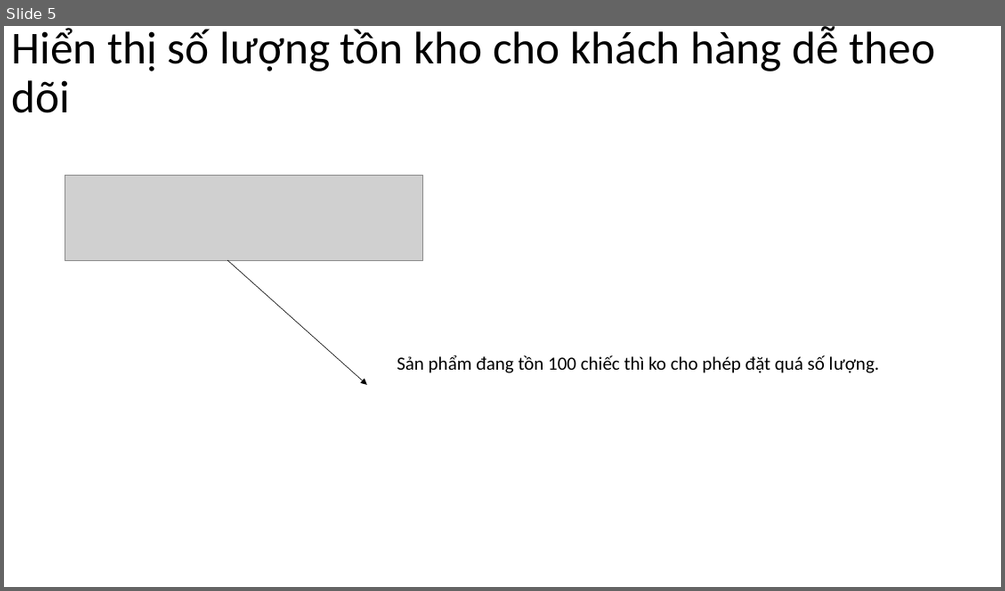
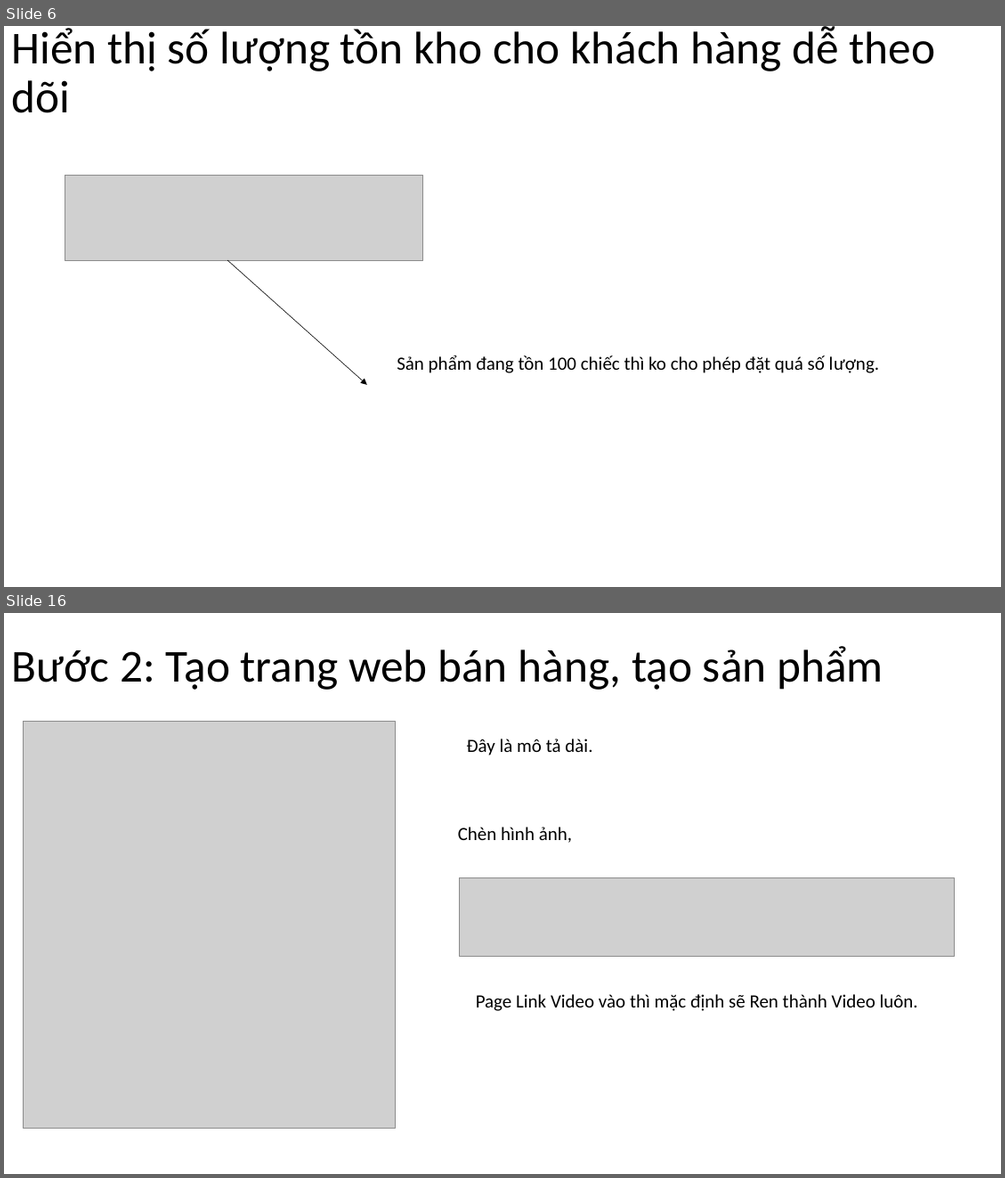
Before and after one commit to DangVanDoan05/WordPress, a slide deck: Woocommerce Toàn Tập A - Z.pptx. Shown one above the other, each under a label of ours: slide 5 before the commit, slides 6 and 16 after it; the slides between them are not shown. The pictures are 1005x591 and 1005x1178 pixels, drawn with LibreOffice and Linux fonts; fonts in the diff are those of the drawing; grey boxes stand for pictures. Boxes give left, top, right and bottom in pixels: in the first picture for what was removed or moved away, otherwise in the second. Text is boxed around its words. In the diff, an @@ line names an element or a change of style, - is before the commit and + after.

```diff
--- a/Woocommerce Toàn Tập A - Z.pptx
+++ b/Woocommerce Toàn Tập A - Z.pptx
@@ slide 16 added at (x1=4, y1=613, x2=1001, y2=1174), background #FFFFFF @@
@@ title added at (x1=11, y1=646, x2=882, y2=690), 44 pt, text #000000 @@
+Bước 2: Tạo trang web bán hàng, tạo sản phẩm
@@ picture added at (x1=24, y1=722, x2=395, y2=1128) @@
@@ text added at (x1=467, y1=738, x2=592, y2=755), 18 pt, text #000000 @@
+Đây là mô tả dài.
@@ text added at (x1=458, y1=827, x2=572, y2=843), 18 pt, text #000000 @@
+Chèn hình ảnh,
@@ picture added at (x1=460, y1=877, x2=955, y2=957) @@
@@ text added at (x1=476, y1=994, x2=918, y2=1011), 18 pt, text #000000 @@
+Page Link Video vào thì mặc định sẽ Ren thành Video luôn.
@@ what was slide 5 is now slide 6 @@
```
Also in this commit, not shown: 2 slides changed, 12 other slides added, 2 slides removed, 1 other file.
